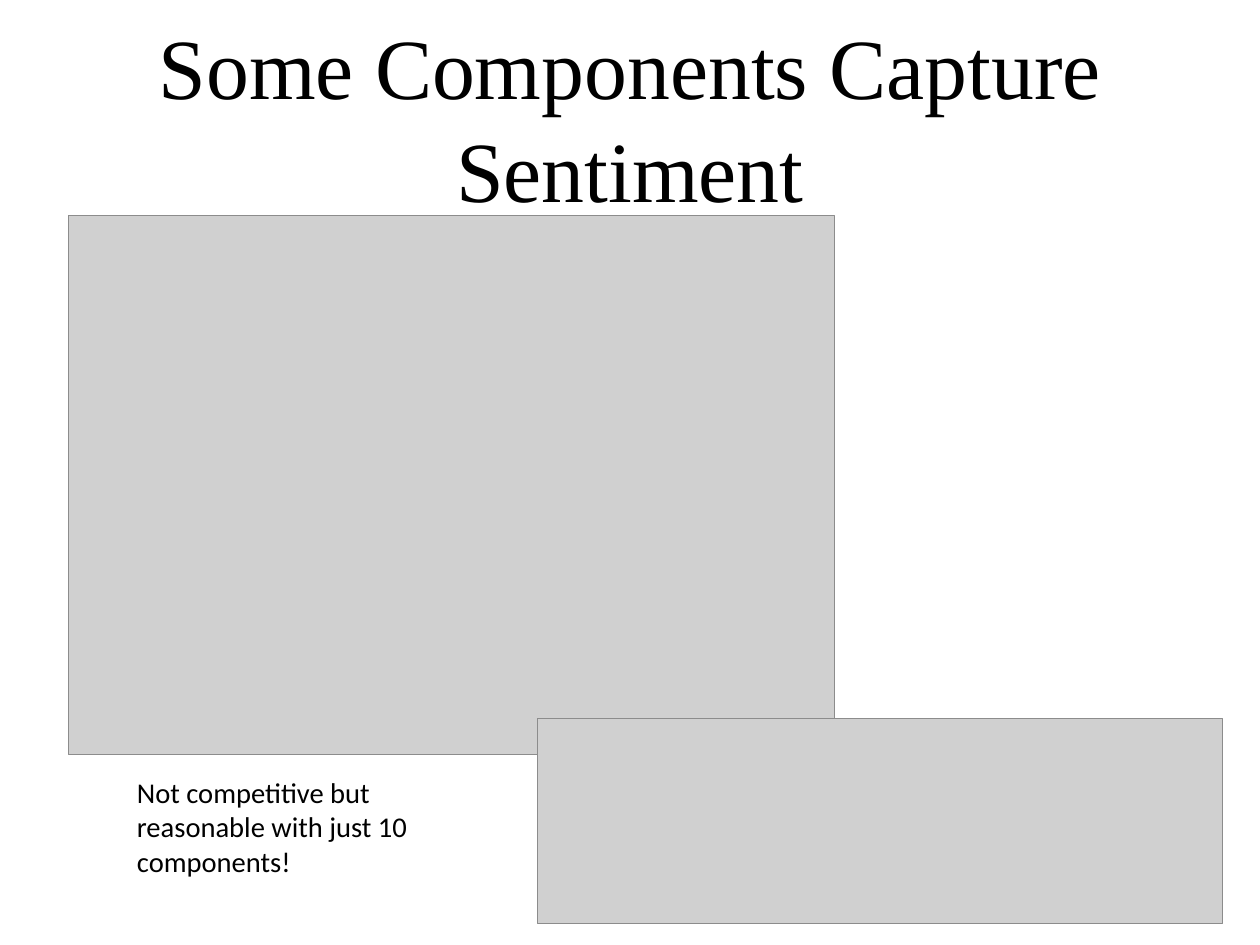
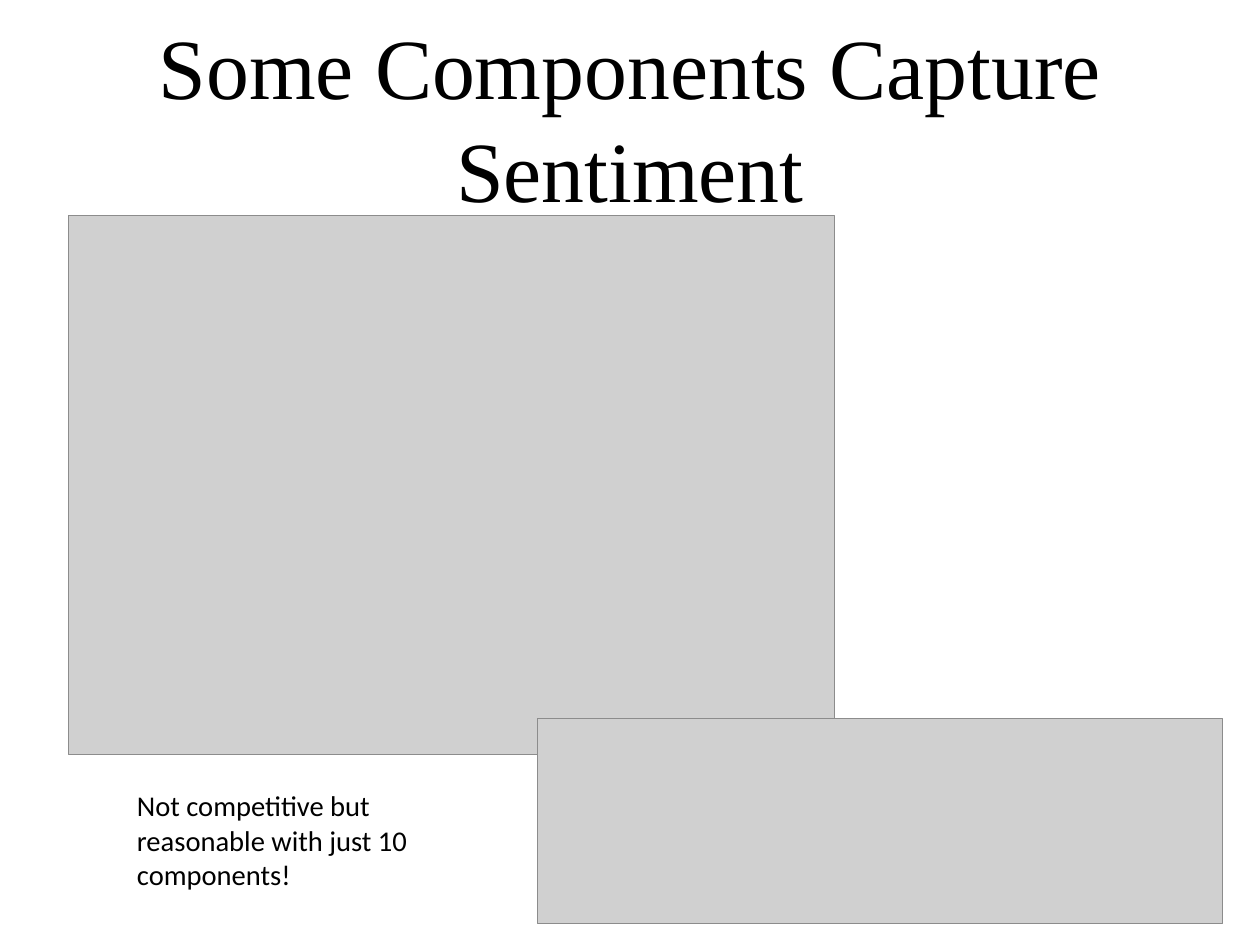
Before and after one commit to amueller/applied_ml_spring_2017, a slide deck: slide 9 of slides/aml-20-040517.odp. Drawn at 1260x945 pixels with LibreOffice and Linux fonts; fonts in the diff are those of the drawing; grey boxes stand for pictures. Boxes give left, top, right and bottom in pixels: in the first picture for what was removed or moved away, otherwise in the second. Text is boxed around its words. In the diff, an @@ line names an element or a change of style, - is before the commit and + after.

```diff
--- a/slides/aml-20-040517.odp
+++ b/slides/aml-20-040517.odp
@@ text "Not competitive but reasonable with ...": place and size @@
-text "Not competitive but reasonable with ..." at [137,783,407,877]
+text "Not competitive but reasonable with ..." at [137,796,407,890]
```
Also in this commit, not shown: 1 other slide changed, 15 slides added, 1 slide removed, 1 other file.
